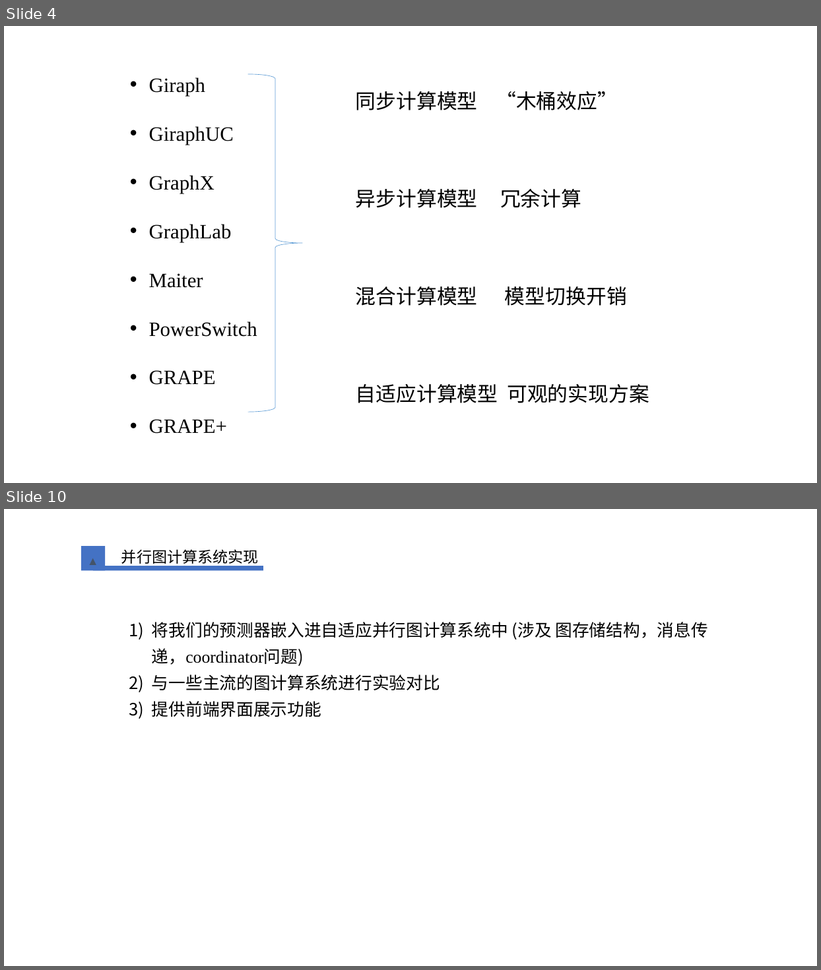
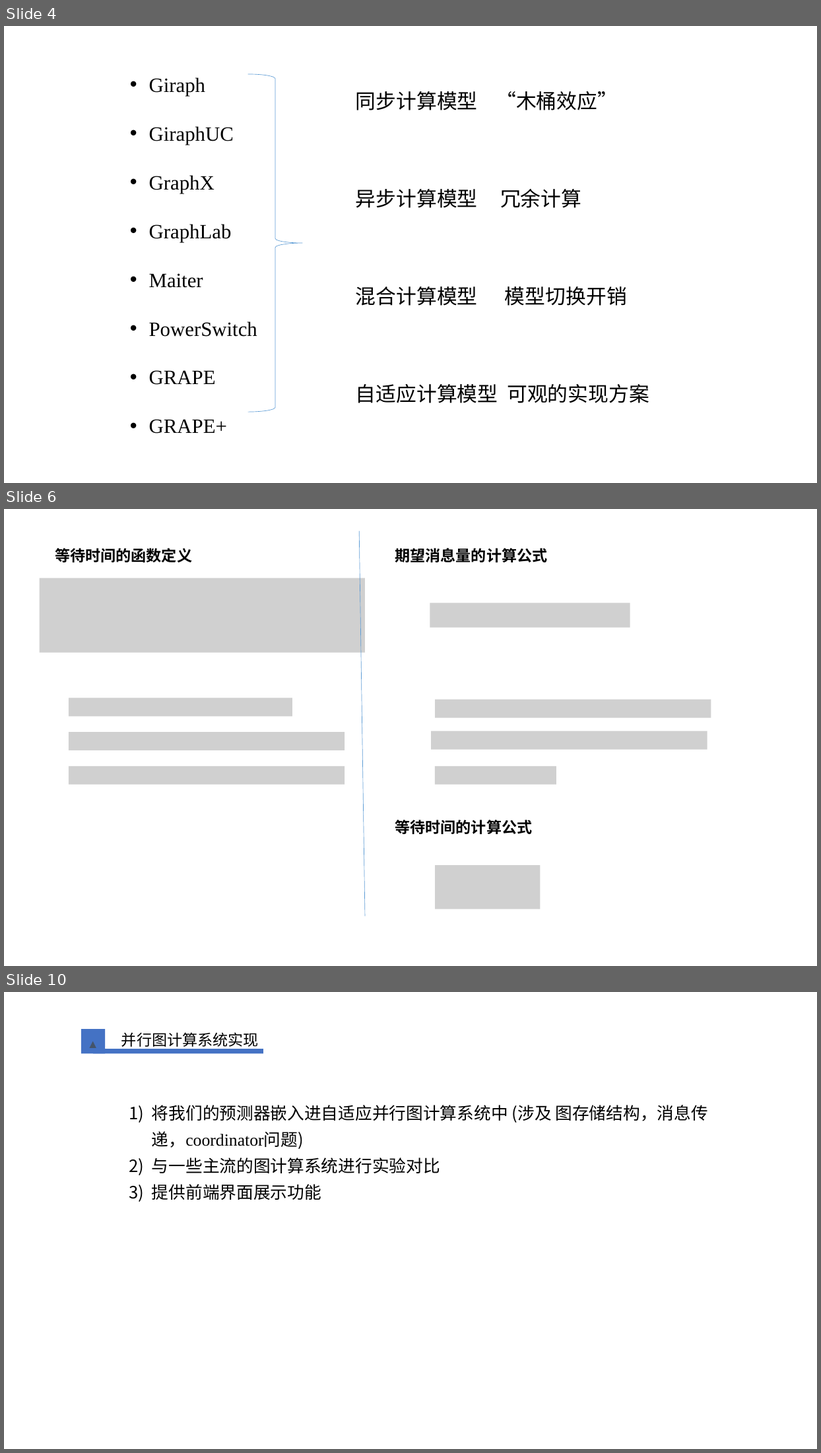
Before and after one commit to lidongze0629/Miscellaneous, a slide deck: graduation_paper/开题答辩.pptx. Shown one above the other, each under a label of ours: slides 4 and 10 before the commit, slides 4, 6 and 10 after it; the slides between them are not shown. The pictures are 821x970 and 821x1453 pixels, drawn with LibreOffice and Linux fonts; fonts in the diff are those of the drawing; grey boxes stand for pictures; background and template pictures are left out. Boxes give left, top, right and bottom in pixels: in the first picture for what was removed or moved away, otherwise in the second. Text is boxed around its words. In the diff, an @@ line names an element or a change of style, - is before the commit and + after.

```diff
--- a/graduation_paper/开题答辩.pptx
+++ b/graduation_paper/开题答辩.pptx
@@ slide 6 added at box(4, 509, 817, 966), background picture (left out) @@
@@ text added at box(55, 548, 192, 562), 18 pt, text #000000, bold @@
+等待时间的函数定义
@@ line added from (360, 531) to (365, 916), #5B9BD5 0.5 pt @@
@@ text added at box(395, 548, 547, 562), 18 pt, text #000000, bold @@
+期望消息量的计算公式
@@ picture added at box(40, 578, 365, 652) @@
@@ picture added at box(430, 603, 630, 627) @@
@@ picture added at box(69, 698, 292, 716) @@
@@ picture added at box(435, 699, 712, 718) @@
@@ picture added at box(69, 732, 345, 751) @@
@@ picture added at box(431, 731, 708, 749) @@
@@ picture added at box(69, 766, 345, 785) @@
@@ picture added at box(435, 766, 556, 785) @@
@@ text added at box(395, 820, 532, 834), 18 pt, text #000000, bold @@
+等待时间的计算公式
@@ picture added at box(435, 866, 541, 910) @@
```
Also in this commit, not shown: 7 slides changed, 1 other slide added, 1 slide removed.
